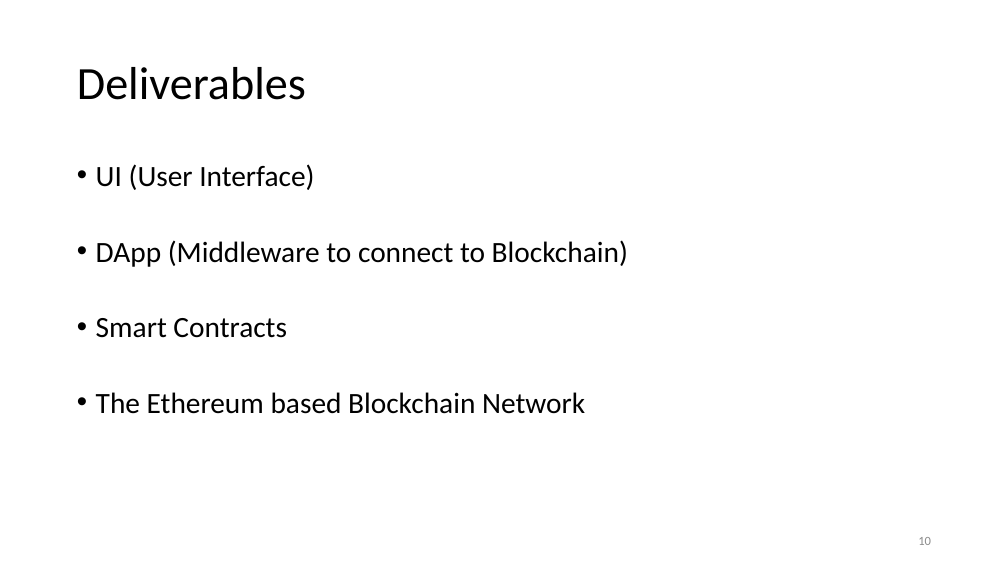
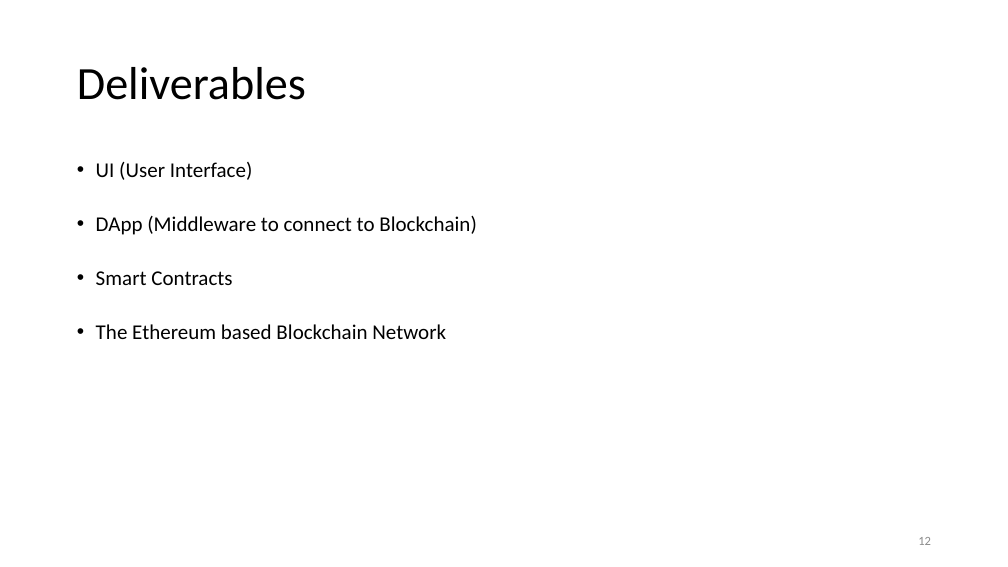
Before and after one commit to jamiefrobison/CropInsuranceSolution, a slide deck: slide 12 of Decentralized Crop Insurance Solution.pptx (slide 10 before the commit). Drawn at 1008x567 pixels with LibreOffice and Linux fonts; fonts in the diff are those of the drawing. Boxes give left, top, right and bottom in pixels: in the first picture for what was removed or moved away, otherwise in the second. Text is boxed around its words. In the diff, an @@ line names an element or a change of style, - is before the commit and + after.

```diff
--- a/Decentralized Crop Insurance Solution.pptx
+++ b/Decentralized Crop Insurance Solution.pptx
@@ text "UI (User Interface)" at (96, 162, 477, 339): size 28 to 20 pt @@
@@ page number at (918, 537, 931, 545): text changed @@
-10
+12
```
Also in this commit, not shown: 8 other slides changed, 2 slides added.
